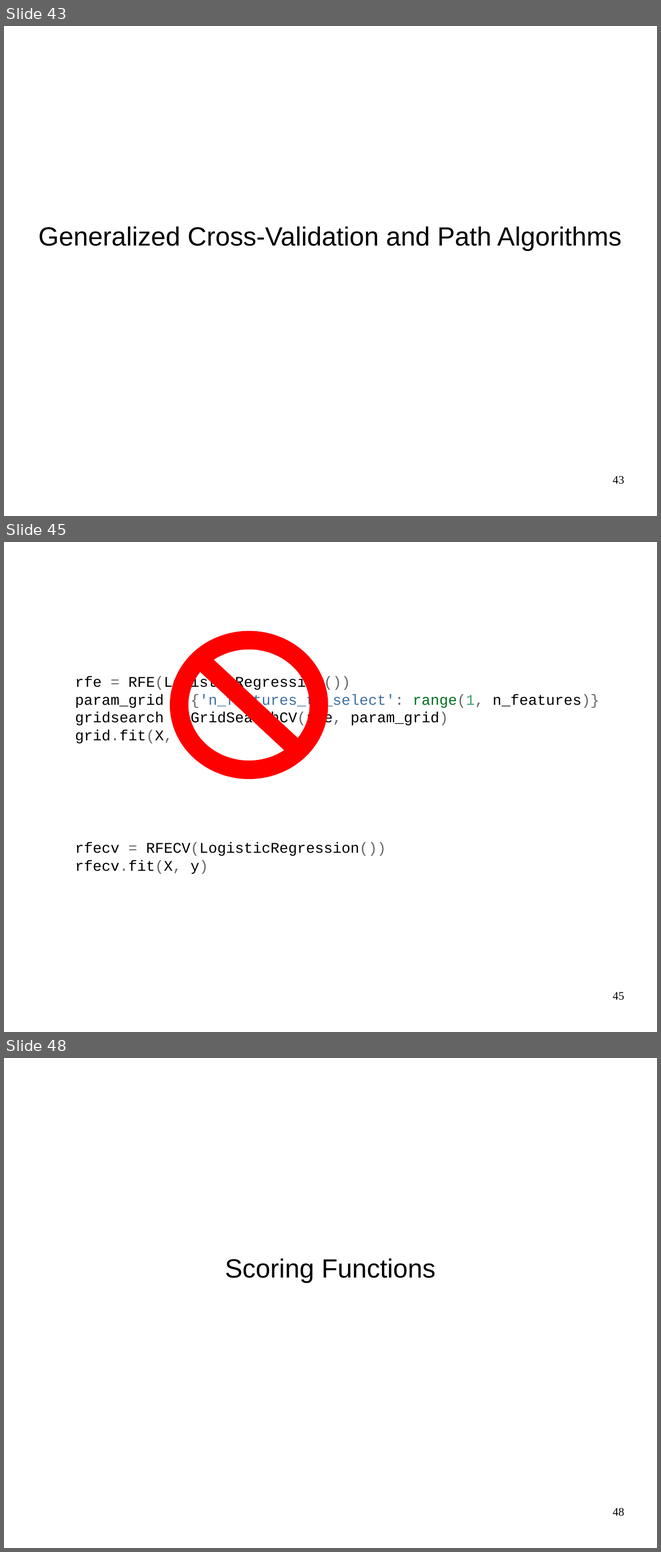
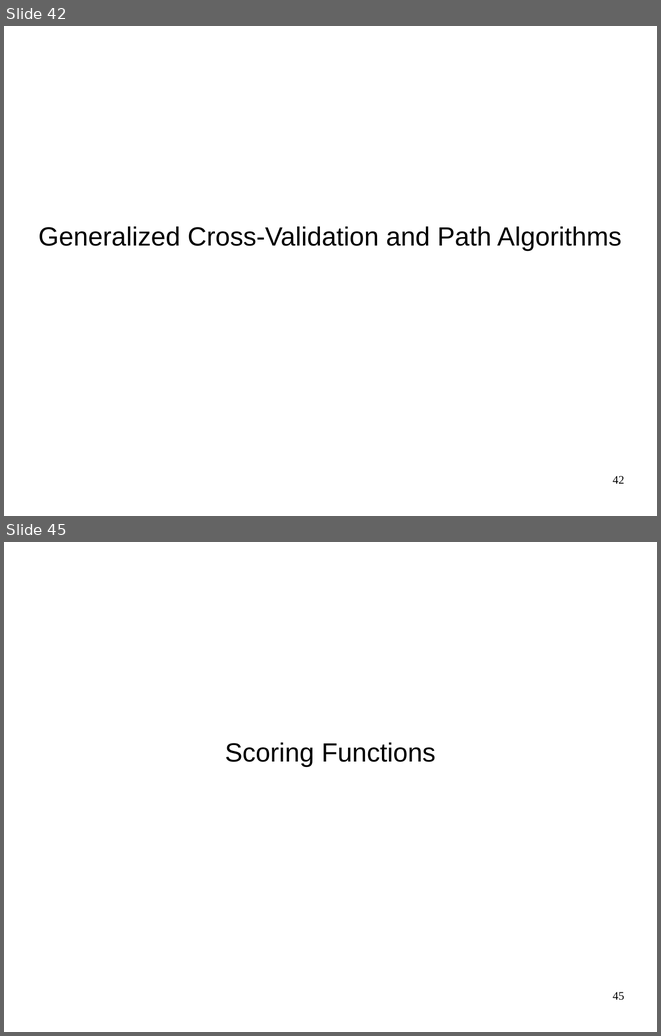
Before and after one commit to amueller/odscon-2015, a slide deck: machine-learning-with-scikit-learn-odscon.odp. Shown one above the other, each under a label of ours: slides 43, 45 and 48 before the commit, slides 42 and 45 after it; the slides between them are not shown. The pictures are 661x1552 and 661x1036 pixels, drawn with LibreOffice and Linux fonts; fonts in the diff are those of the drawing. Boxes give left, top, right and bottom in pixels: in the first picture for what was removed or moved away, otherwise in the second. Text is boxed around its words. In the diff, an @@ line names an element or a change of style, - is before the commit and + after.

```diff
--- a/machine-learning-with-scikit-learn-odscon.odp
+++ b/machine-learning-with-scikit-learn-odscon.odp
@@ slide 45 removed at (x1=4, y1=542, x2=657, y2=1032), background #FFFFFF @@
@@ no-entry sign removed at (x1=170, y1=631, x2=328, y2=779) @@
@@ text removed at (x1=75, y1=677, x2=599, y2=744) @@
-rfe = RFE(LogisticRegression())
-param_grid = {'n_features_to_select': range(1, n_features)}
-gridsearch = GridSearchCV(rfe, param_grid)
-grid.fit(X, y)
@@ text removed at (x1=75, y1=843, x2=386, y2=874) @@
-rfecv = RFECV(LogisticRegression())
-rfecv.fit(X, y)
@@ page number removed at (x1=612, y1=991, x2=624, y2=1000) @@
-45
@@ what was slide 43 is now slide 42 @@
@@ page number at (x1=612, y1=475, x2=624, y2=483): text changed @@
-43
+42
@@ what was slide 48 is now slide 45 @@
@@ page number at (x1=612, y1=991, x2=624, y2=1000): text changed @@
-48
+45
```
Also in this commit, not shown: 14 slides changed, 3 other slides removed, 19 other files.
